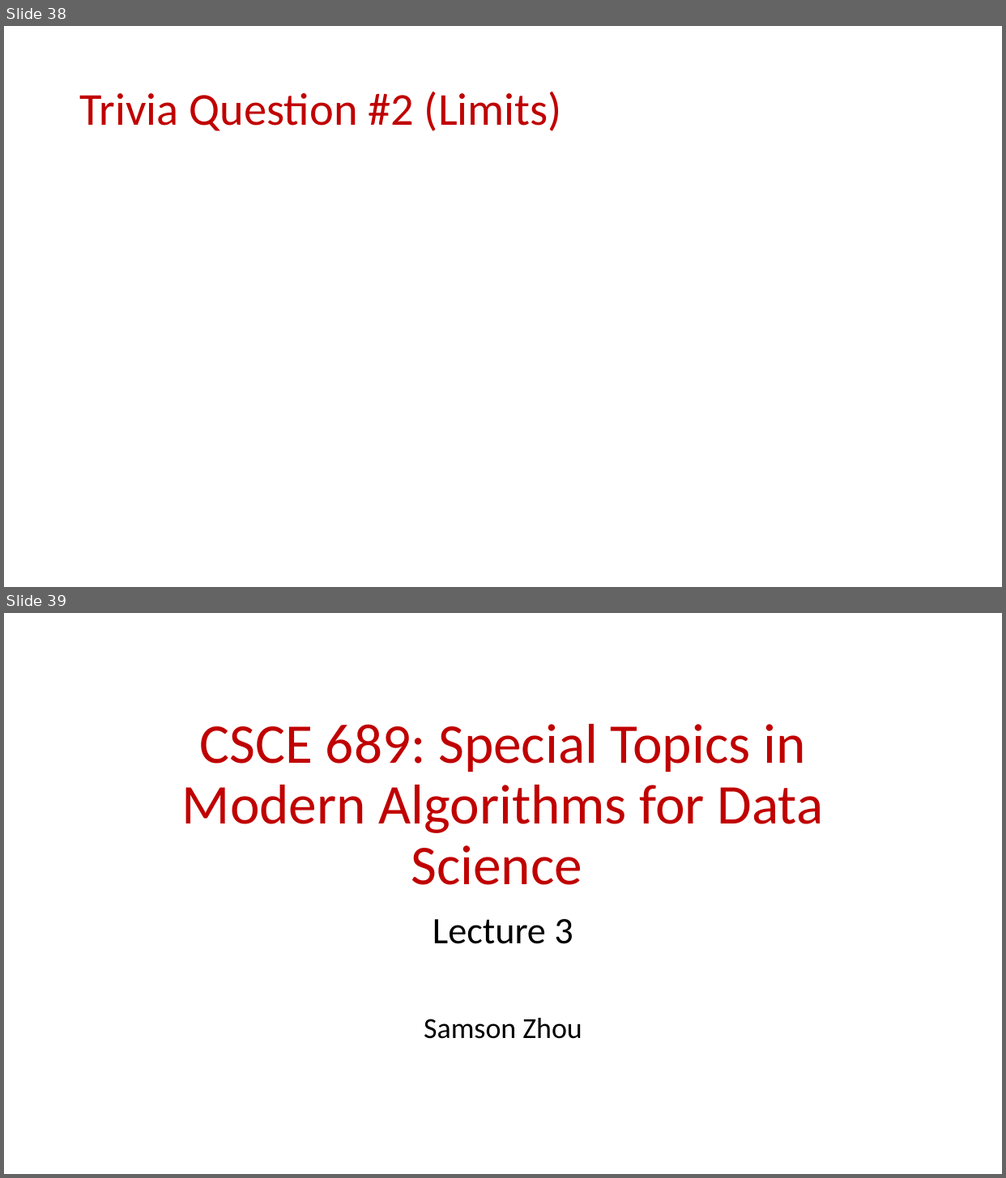
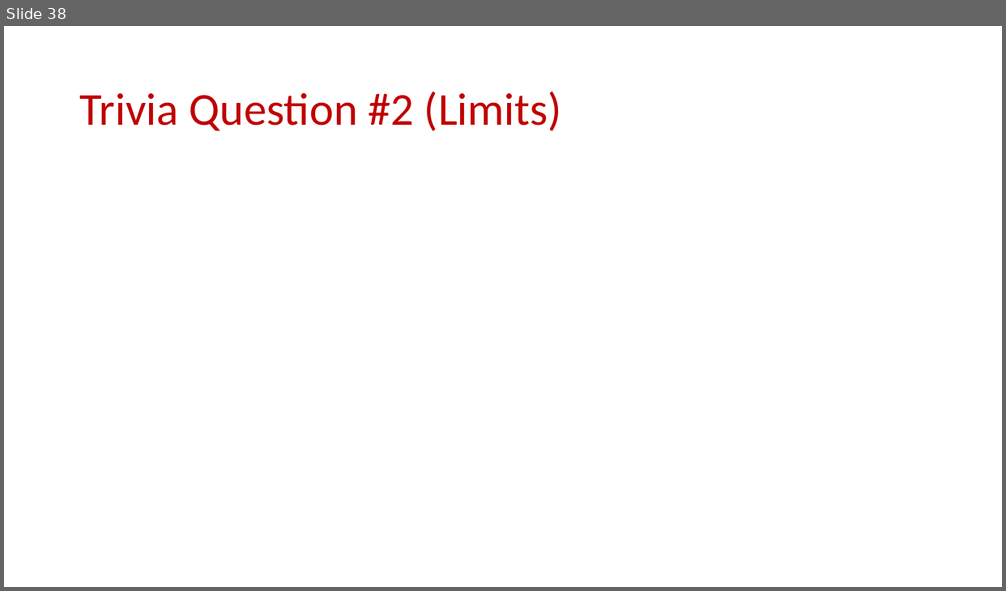
Before and after one commit to samsonzhou/samsonzhou.github.io, a slide deck: CSCE689-23/L2.pptx. Shown one above the other, each under a label of ours: slides 38 and 39 before the commit, slide 38 after it. The pictures are 1006x1178 and 1006x591 pixels, drawn with LibreOffice and Linux fonts; fonts in the diff are those of the drawing; grey boxes stand for pictures. Boxes give left, top, right and bottom in pixels: in the first picture for what was removed or moved away, otherwise in the second. Text is boxed around its words. In the diff, an @@ line names an element or a change of style, - is before the commit and + after.

```diff
--- a/CSCE689-23/L2.pptx
+++ b/CSCE689-23/L2.pptx
@@ slide 39 removed at [4,613,1002,1174], background #FFFFFF @@
@@ title removed at [182,724,824,885] @@
-CSCE 689: Special Topics in Modern Algorithms for Data Science
@@ subtitle removed at [424,919,582,1039] @@
-Lecture 3
-Samson Zhou
```
Also in this commit, not shown: 9 other slides removed, 4 other files.
